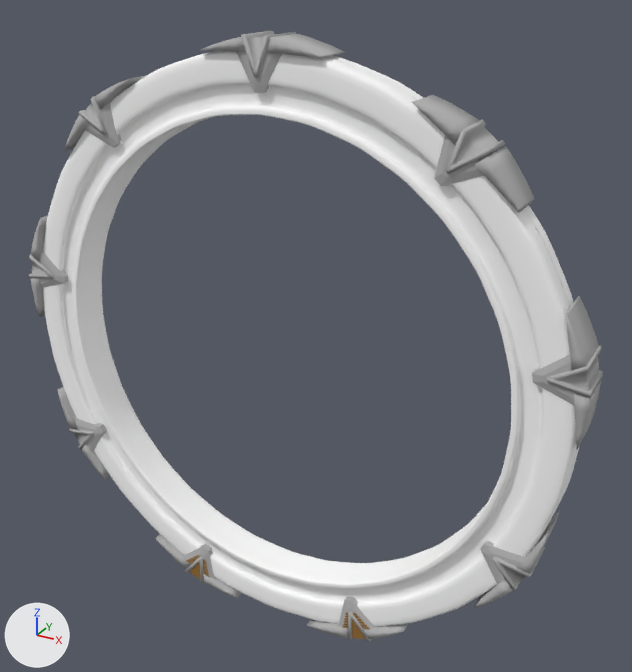
An edit to the OBJ model src/main/resources/assets/stargate/models/block/gate/ring.obj, drawn before and after from the same camera.
Camera for both pictures: a 50 mm camera at (3.84, -5.93, 5.51) aimed at (0.74, -0.3, 2.7). The lights are fixed; the arrows at lower left show +X, +Y and +Z. The picture after the commit comes second. Where no turn or scale is listed for an object, it has been applied to the vertices. Vertices at exactly the same position are counted once.

Objects in the first picture: 'ring'.
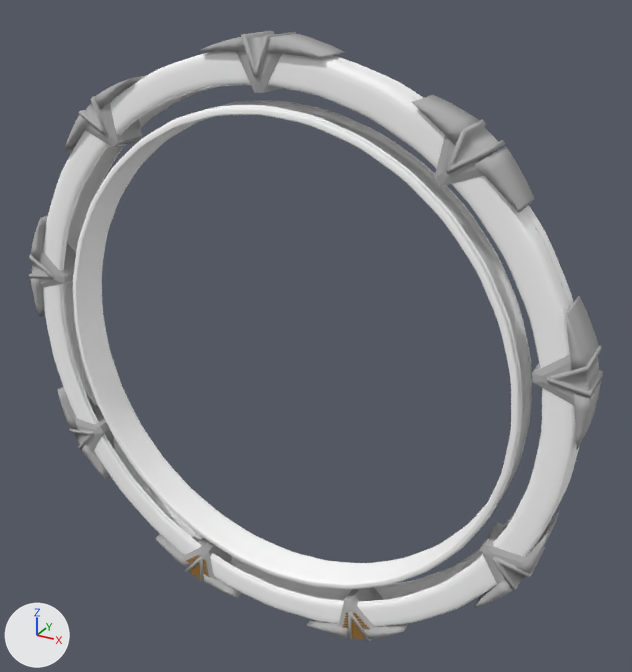
The change, as a list of edits to the scene's bpy script:
```text
Change me_ring:
    used by ob_ring; location = (0.0, 0.0, 0.0)
    remove me_ring.from_pydata(...)  # 9188 vertices, 17908 faces; spans x -1.98..2.97, y -0.69..-0.32, z 0.1..5.0
    add me_ring.from_pydata(...)  # 8420 vertices, 15860 faces; spans x -1.98..2.97, y -0.69..-0.32, z 0.1..5.0
    me_ring part 1: 768 vertices removed from x -1.64..2.64, y -0.61..-0.39, z 0.36..4.64
```

Changed parts and their boxes [x1, y1, x2, y2] in the pictures (632 x 672 px):
part 1 of me_ring, deleted
    before: [64, 85, 542, 602]
